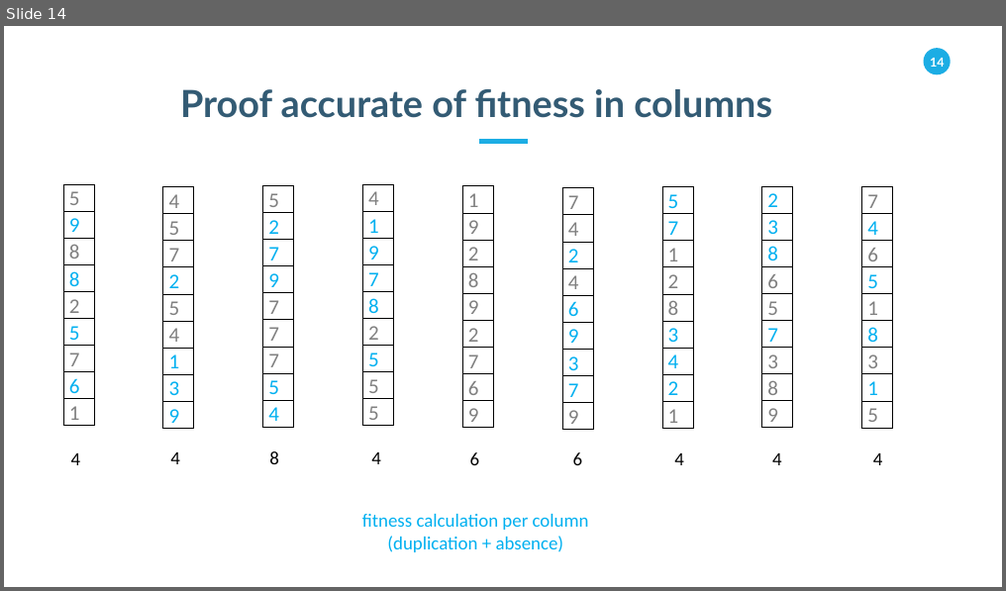
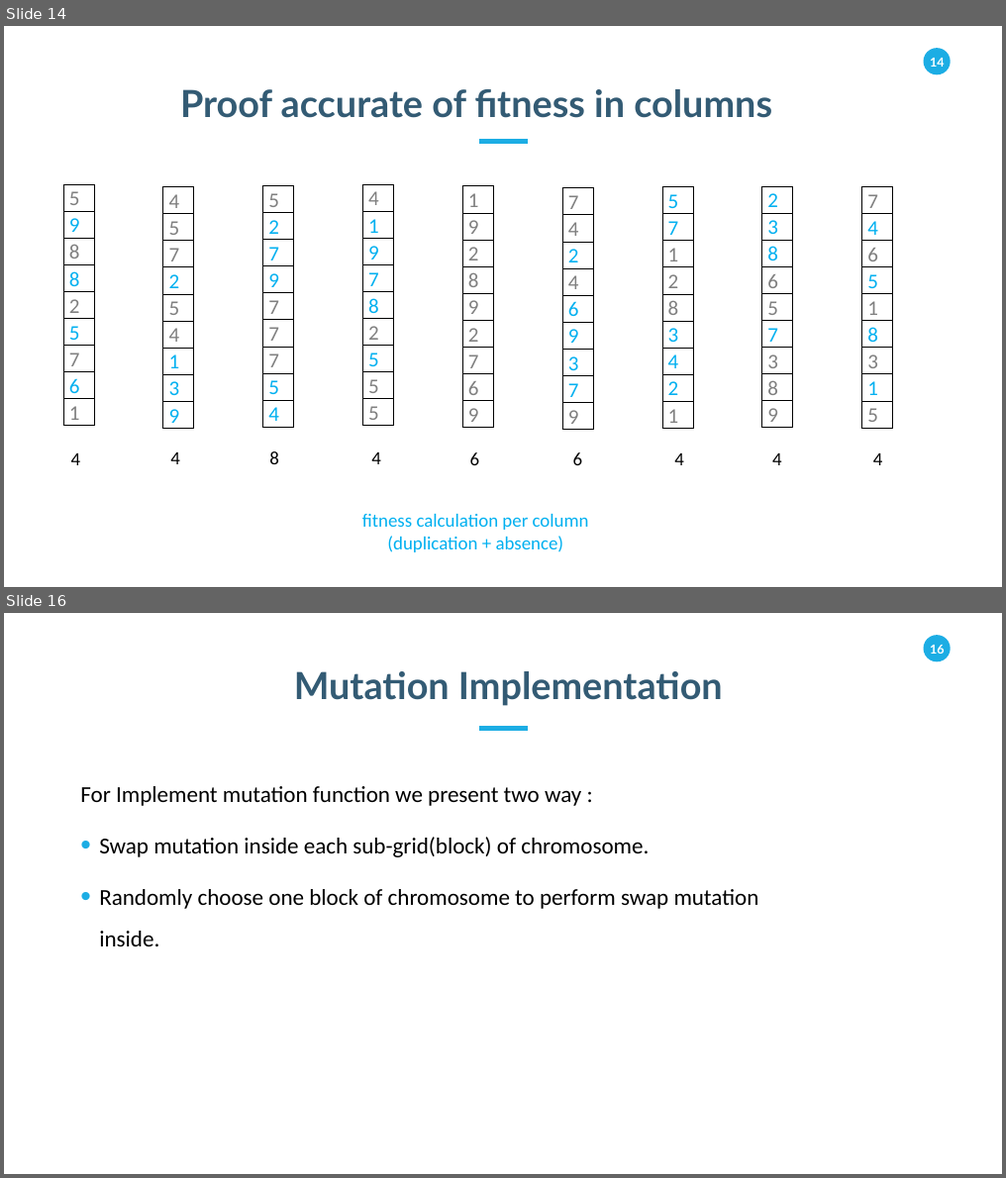
Before and after one commit to salehafzoon/sudoku-solver-with-ga, a slide deck: presentation.pptx. Shown one above the other, each under a label of ours: slide 14 before the commit, slides 14 and 16 after it; the slides between them are not shown. The pictures are 1006x591 and 1006x1178 pixels, drawn with LibreOffice and Linux fonts; fonts in the diff are those of the drawing. Boxes give left, top, right and bottom in pixels: in the first picture for what was removed or moved away, otherwise in the second. Text is boxed around its words. In the diff, an @@ line names an element or a change of style, - is before the commit and + after.

```diff
--- a/presentation.pptx
+++ b/presentation.pptx
@@ slide 16 added at [4,613,1002,1174], background #FFFFFF; not listed: 2 template elements that a slide beside it also shows @@
@@ text added at [294,671,723,706], 36 pt, text #335B74, bold @@
+Mutation Implementation
@@ line added from (479, 728) to (528, 728), #1CADE4 4.5 pt @@
@@ text added at [80,786,759,947], 22 pt, text #000000 @@
+For Implement mutation function we present two way :
+• Swap mutation inside each sub-grid(block) of chromosome.
+• Randomly choose one block of chromosome to perform swap mutation inside.
```
Also in this commit, not shown: 7 other slides added, 6 other files.
